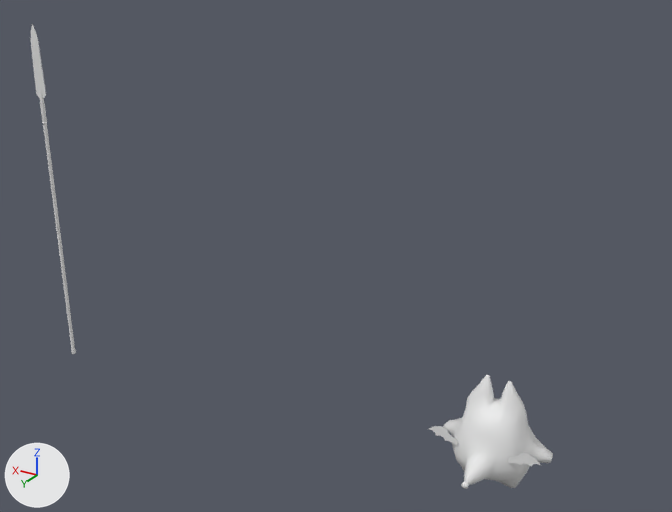
Two versions of the FBX model Assets/GameResource/Animations/Player/HeojupSpear/HeojupSpear@Idle.fbx, one commit apart.
Camera for both pictures: a camera (50 mm lens) standing at (-1.94, 5.26, 3.78) and looking at (1.71, -0.82, 0.74). The axes (+X, +Y, +Z) are drawn at lower left. The lights are the same throughout. Where no turn or scale is listed for an object, it has been applied to the vertices.

Names of what the first picture shows: 'Heojeop', 'Spear'.
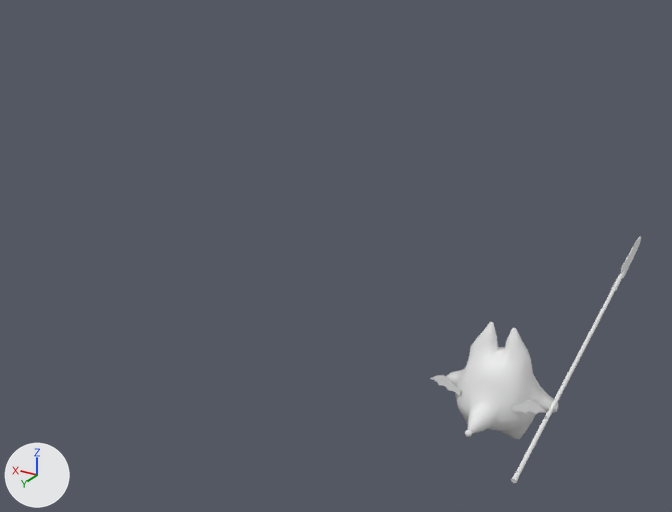
Where the change shows, as pixel boxes [x1, y1, x2, y2] in the pictures (672 x 512 px):
'Heojeop', moved
    before: [429, 375, 553, 489]
    after: [430, 322, 558, 439]
'Spear', moved, rescaled (185% wider, 25% shorter)
    before: [31, 24, 76, 354]
    after: [511, 237, 641, 483]

The change, as a list of edits to the scene's bpy script:
```text
Change ob_spear:
    ob_spear.scale: (0.01, 0.01, 0.01) -> (1.0, 1.0, 1.0)
    add ob_spear.parent = ob_dummy005
    ob_spear.location: (4.082, -0.023, 1.034) -> (0.108, -0.242, 11.79)
Change ob_heojeop:
    ob_heojeop.location: (0.0, -0.04, 0.004) -> (0.0, -0.04, 0.422)
Add ob_dummy005:
    ob_dummy005 = bpy.data.objects.new('Dummy005', None)
    ob_dummy005.location = (-0.4, -0.776, 0.483)
    ob_dummy005.rotation_euler = (-0.663, 1.311, -2.236)  # degrees (-38, 75, -128)
    ob_dummy005.scale = (0.01, 0.01, 0.01)
```
